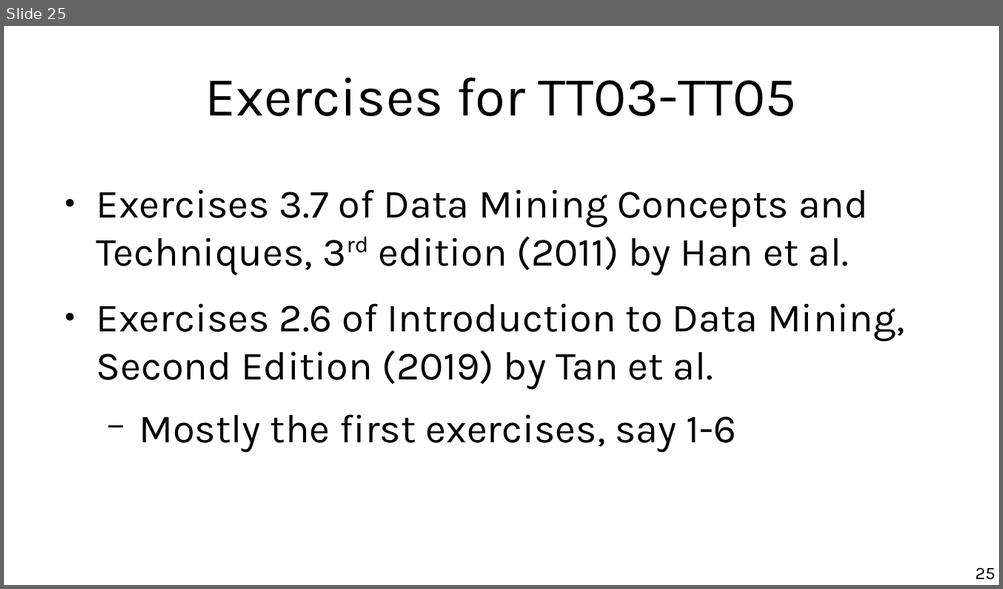
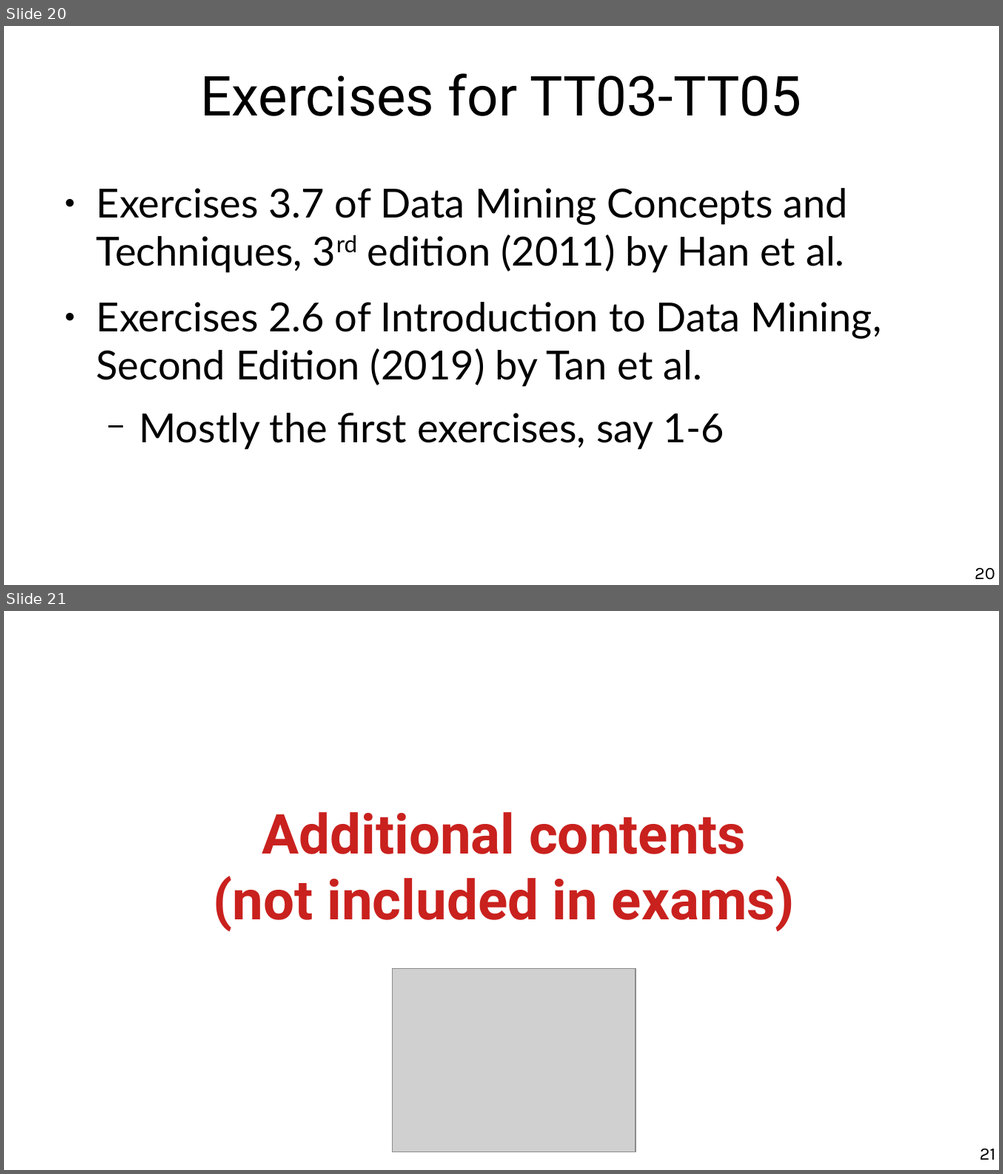
Before and after one commit to marco-calautti/data-mining-course, a slide deck: theory/odp/tt05_reduction.odp. Shown one above the other, each under a label of ours: slide 25 before the commit, slides 20 and 21 after it. The pictures are 1003x589 and 1003x1174 pixels, drawn with LibreOffice and Linux fonts; fonts in the diff are those of the drawing; grey boxes stand for pictures. Boxes give left, top, right and bottom in pixels: in the first picture for what was removed or moved away, otherwise in the second. Text is boxed around its words. In the diff, an @@ line names an element or a change of style, - is before the commit and + after.

Commit message:
Second session

```diff
--- a/theory/odp/tt05_reduction.odp
+++ b/theory/odp/tt05_reduction.odp
@@ slide 21 added at [4, 611, 999, 1170], background #FFFFFF @@
@@ title added at [213, 812, 794, 932], 44 pt, text #C9211E, bold @@
+Additional contents
+(not included in exams)
@@ picture added at [392, 969, 636, 1153] @@
@@ page number added at [979, 1149, 996, 1160], 14 pt, text #000000 @@
+21
@@ what was slide 25 is now slide 20 @@
@@ slide 20 changed as well @@
@@ title "Exercises for TT03-TT05" at [200, 73, 801, 116]: font Karla to Roboto @@
@@ text "Exercises 3.7 of Data Mining ..." at [96, 188, 881, 450]: font Karla to Lato @@
@@ page number at [974, 568, 995, 580]: text changed @@
-25
+20
```
Also in this commit, not shown: 23 other slides changed, 1 other slide added, 1 slide removed, 10 other files.
